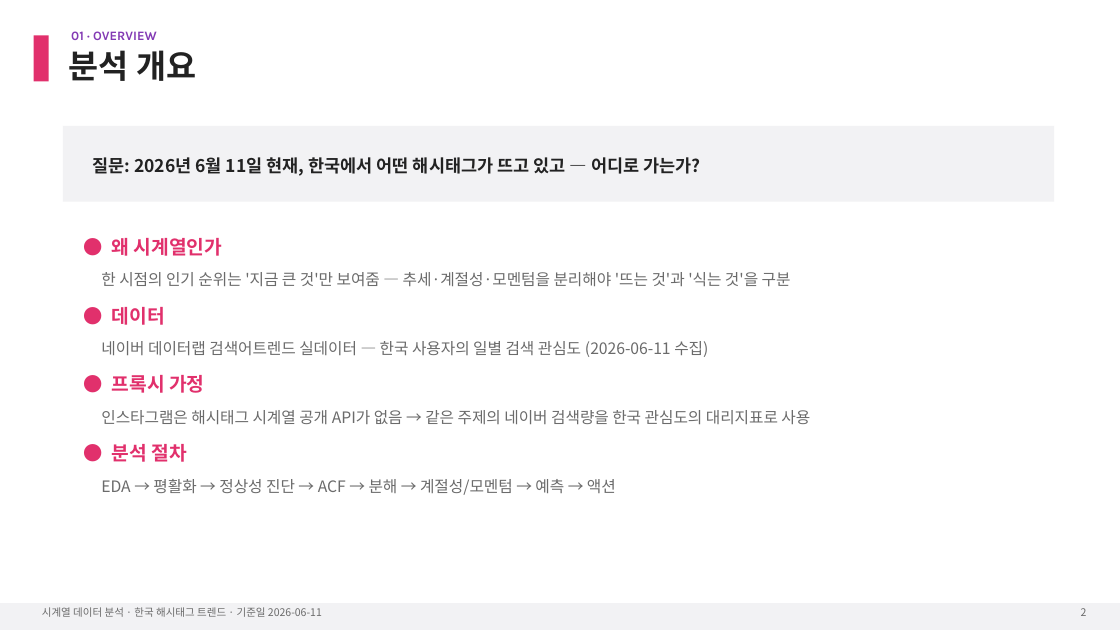
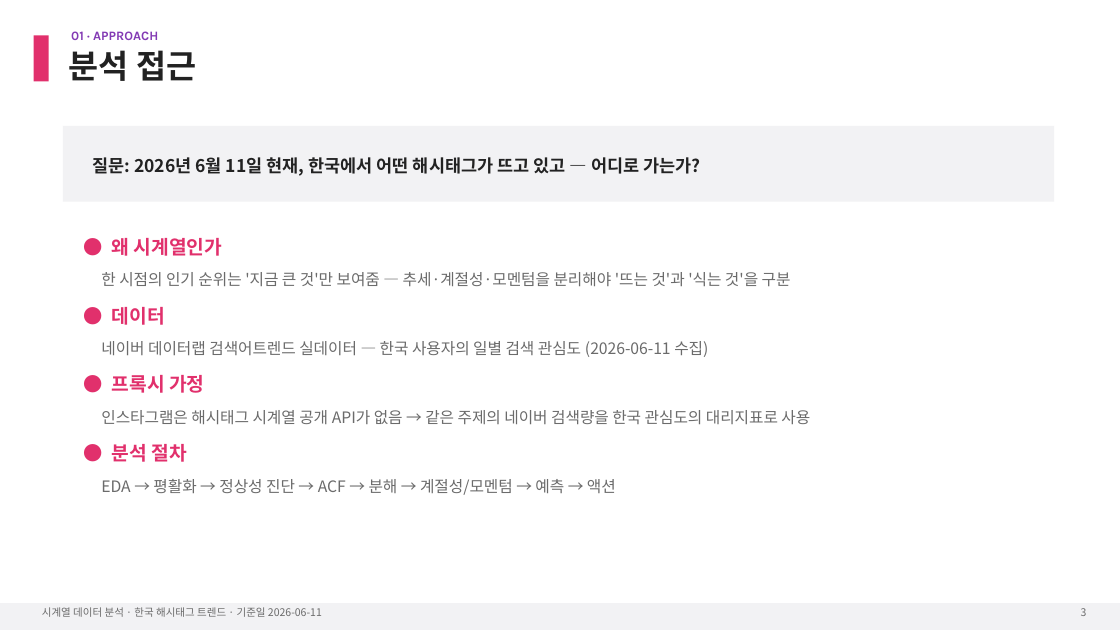
Before and after one commit to iluv4/insta_trend, a slide deck: slide 4 of presentation/insta_trend_timeseries.pptx (slide 3 before the commit). Drawn at 1120x630 pixels with LibreOffice and Linux fonts; fonts in the diff are those of the drawing. Boxes give left, top, right and bottom in pixels: in the first picture for what was removed or moved away, otherwise in the second. Text is boxed around its words. In the diff, an @@ line names an element or a change of style, - is before the commit and + after.

```diff
--- a/presentation/insta_trend_timeseries.pptx
+++ b/presentation/insta_trend_timeseries.pptx
@@ text at (x1=69, y1=50, x2=196, y2=81): text changed @@
-분석 개요
+분석 접근
@@ text at (x1=71, y1=31, x2=158, y2=40): text changed @@
-01 · OVERVIEW
+01 · APPROACH
```
Also in this commit, not shown: 19 other slides changed, 1 slide added, 2 other files.
